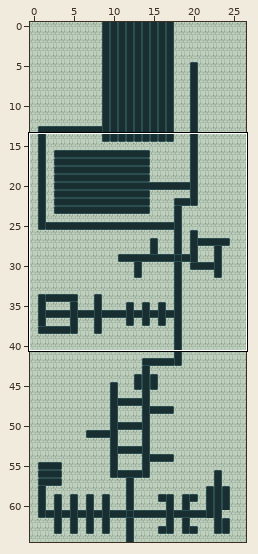
One commit to this Tiled map: LemmeOut/assets/data/level2.tmx. The first picture is a wide view before the edit; the outline marks the close-up.
Close-up. As it was:
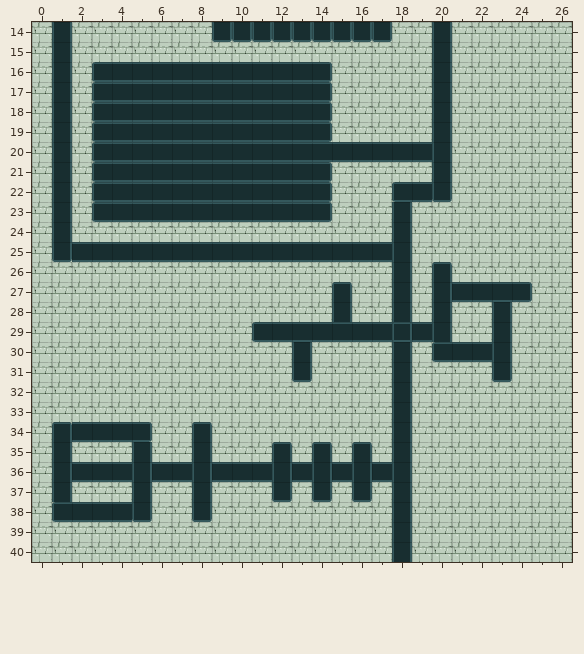
Cells are 32x32 px. Shown: x 0..26, y 14..40. The commit also changed other parts of the map, which this record leaves out.
After:
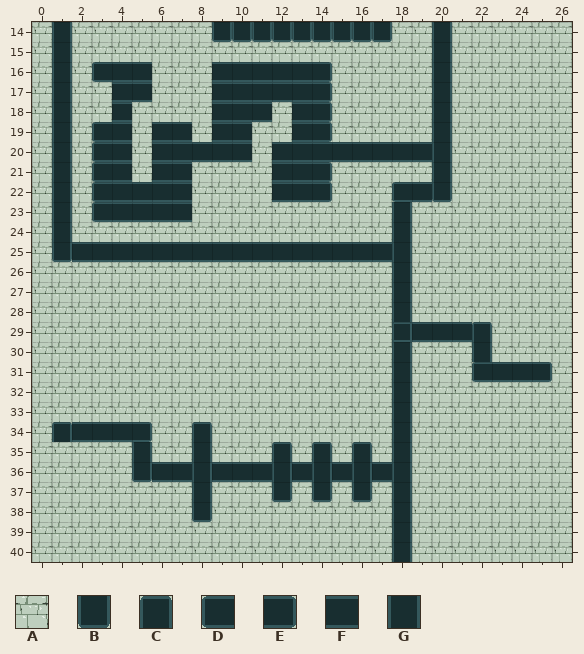
Key: from "testTiles": A 0, B 1, C 2, D 3, E 4, F 5, G 6.
_ is an empty cell.
Changes in this commit:
Layer "floor":
Tile A replaces tile B in row 31 at x 13; in row 38 at x 5.
Tile A replaces tile C in row 26 at x 20; in row 27 at x 15.
Tile A replaces tile D in rows 17 to 18 at x 3; in row 29 at x 11; in row 30 at x 20; in row 38 at x 1.
Tile A replaces tile E in row 23 at x 14; in row 27 at x 24.
Tile A replaces tile F in rows 16 to 17 at x 6 to 8; in row 18 at x 5 to 8 and 12; in row 19 at x 5, 8 and 11 to 12; in row 20 at x 5 and 11; in row 21 at x 5 and 8 to 11; in row 22 at x 8 to 11.
Tile A replaces tile F in row 23 at x 8 to 13; in row 27 at x 21 to 23; in row 29 at x 12 to 17; in row 30 at x 21; in row 36 at x 2 to 4; in row 38 at x 2 to 4.
Tile A replaces tile G in row 27 at x 20; in row 28 at x 15, 20 and 23; in row 29 at x 23; in row 30 at x 13 and 23; in rows 35 to 36 at x 1; in row 37 at x 1 and 5.
Tile B replaces tile G in row 36 at x 5.
Tile C replaces tile A in row 29 at x 22.
Tile D replaces tile A in row 31 at x 22.
Tile E replaces tile A in row 31 at x 25.
Tile F replaces tile A in row 29 at x 21; in row 31 at x 24.
Tile F replaces tile B in row 31 at x 23.
Tile F replaces tile G in row 29 at x 20.
Tile G replaces tile F in row 30 at x 22.
Changed places in both close-ups, as pixel boxes (x1, y1, x2, y2):
changed: (132, 62, 332, 222)
changed: (92, 82, 112, 122)
changed: (432, 262, 552, 382)
changed: (252, 282, 392, 382)
changed: (52, 442, 152, 522)
